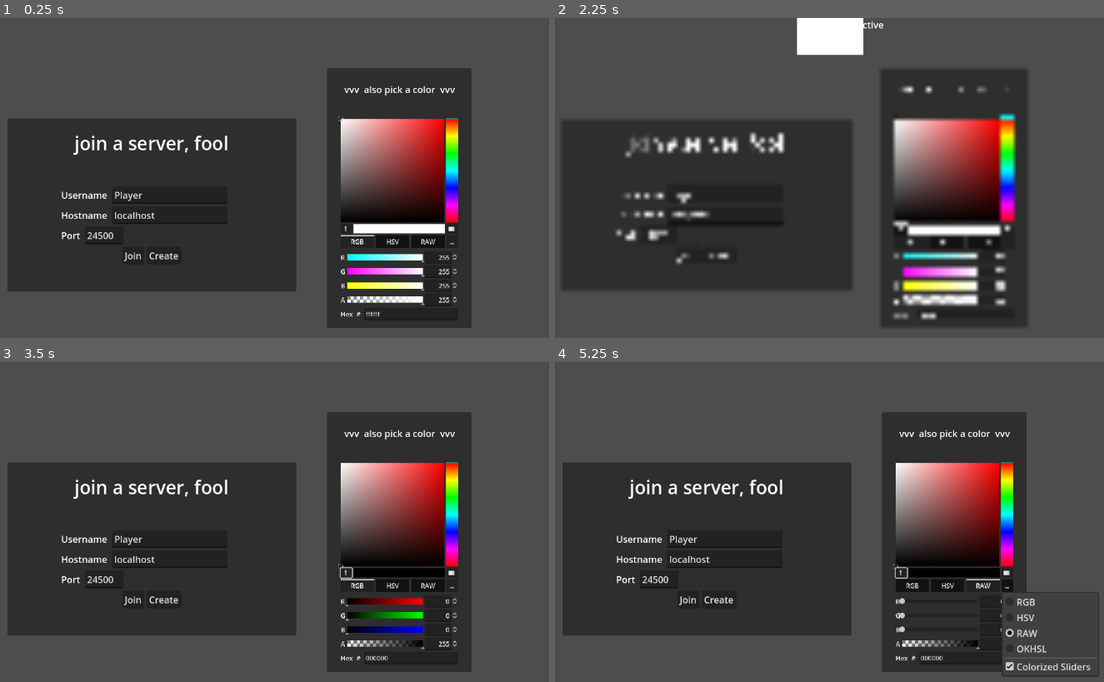
Above: before the commit, frames 1-4 (two rows, left to right).
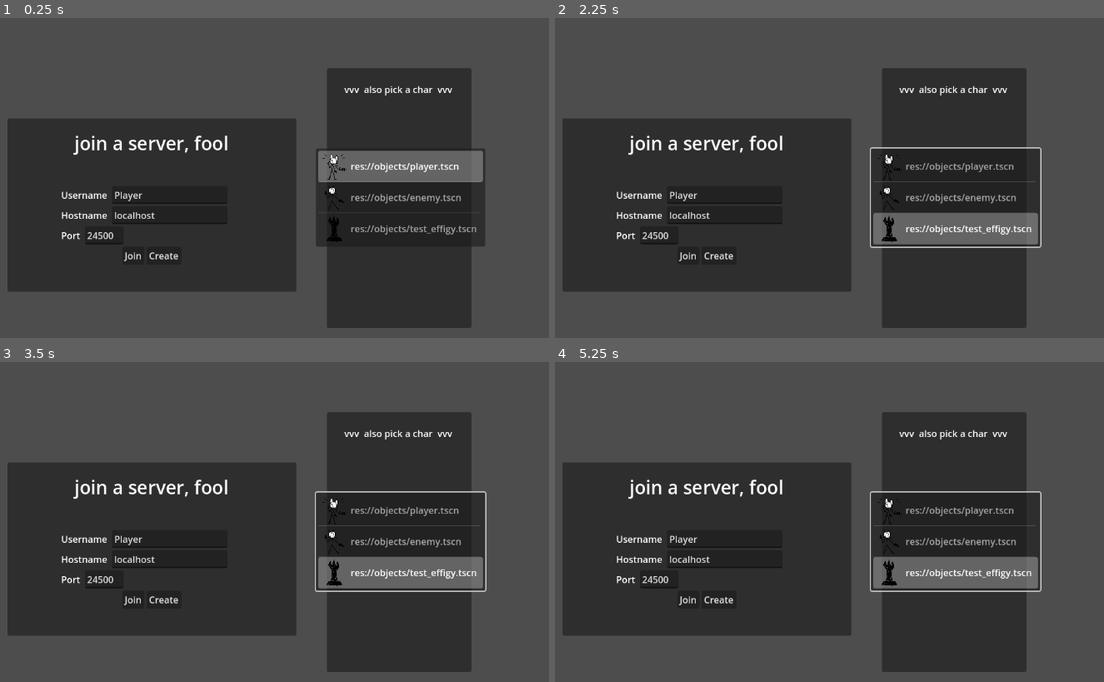
Above: after the commit, the same moments.

Repository: ndvrxd/cultism
Game: Godot game, scene res://connectScreen.tscn
Two runs of this game, one before a commit and one after it. Both use one fixed random seed, a clock stepped at 60 frames per second and the inputs below.
Inputs (mouse positions are in pixels of both pictures, inside the frame that each line leads up to):
- Up to frame 1 (0.25 s): no input
- Up to frame 2 (2.25 s): click "Join" at 0.5 s; click "Create" at 1.25 s; click (900, 229) at 2.02 s
- Up to frame 3 (3.5 s): click (356, 586) at 2.75 s, where only the run before the commit has a clickable "RGB"
- Up to frame 4 (5.25 s): click (950, 586) at 3.5 s, where only the run before the commit has a clickable "HSV"; click (983, 586) at 4.25 s, where only the run before the commit has a clickable "RAW"; click (1005, 586) at 5 s, where only the run before the commit has a clickable "..."

The runs differ from the first frame. In frame 1, 10% of the frame differs, in the area x 57-89%, y 21-94%; in frame 2, 16%, in the area x 10-89%, y 0-95%; in frame 3, 11%; in frame 4, 11%.

Commit message:
look direction & character select

Diff:
--- a/cult-game-version-0.1/NetManager.gd
+++ b/cult-game-version-0.1/NetManager.gd
@@ -12,7 +12,7 @@
 
 const MAP = "res://scenes/world.tscn"
 const PLAYERCONTROLSOBJ = "res://objects/controllers/player_controls.tscn"
-var playerBodyPath = "res://objects/player.tscn";
+#var playerBodyPath = "res://objects/enemy.tscn";
 
 # THIS IS ALL VERY TRUSTING OF THE CLIENT
 # BAD OPSEC BUT SUFFICIENT FOR PLAYTESTING
@@ -104,6 +104,7 @@
 			ebody.name = eName;
 			if isPlayer:
 				ebody.entityName = eName;
+				ebody.team = 1;
 		get_tree().current_scene.get_node("spawns").add_child.call_deferred(ebody)
 		if id == multiplayer.get_unique_id():
 			var ectl:EntityController
@@ -122,7 +123,7 @@
 	get_tree().change_scene_to_file(game_scene_path)
 	await get_tree().create_timer(0.1).timeout
 	if !IsDedicated():
-		Entity.spawn.call_deferred(playerBodyPath, Vector2.ZERO, '', playerinfo_local["name"])
+		Entity.spawn.call_deferred(playerinfo_local["charbody"], Vector2.ZERO, '', playerinfo_local["name"])
 		if !multiplayer.is_server(): askForEntities.rpc_id.call_deferred(1)
 		Chatbox.inst.set_username(playerinfo_local["name"])
 
--- a/cult-game-version-0.1/connectScreen.gd
+++ b/cult-game-version-0.1/connectScreen.gd
@@ -4,19 +4,22 @@
 @export var addressBox:LineEdit;
 @export var portBox:LineEdit;
 @export var errorMsg:Label;
-@export var color:ColorPicker;
+@export var charBodySel:ItemList;
 
 func _ready():
 	NetManager.connection_refused.connect(emsgCallback)
+	charBodySel.select(0)
 
 func onJoinClicked():
 	NetManager.playerinfo_local["name"] = nameBox.text;
-	NetManager.playerinfo_local["color"] = color.color;
+	NetManager.playerinfo_local["charbody"] = charBodySel.get_item_text(charBodySel.get_selected_items()[0]);
+	#NetManager.playerinfo_local["color"] = color.color;
 	NetManager.join_game(addressBox.text, portBox.text.to_int());
 
 func onCreateClicked():
 	NetManager.playerinfo_local["name"] = nameBox.text;
-	NetManager.playerinfo_local["color"] = color.color;
+	NetManager.playerinfo_local["charbody"] = charBodySel.get_item_text(charBodySel.get_selected_items()[0]);
+	#NetManager.playerinfo_local["color"] = color.color;
 	NetManager.start_listen_server("localhost", portBox.text.to_int());
 
 func emsgCallback(reason):
--- a/cult-game-version-0.1/connectScreen.tscn
+++ b/cult-game-version-0.1/connectScreen.tscn
@@ -1,6 +1,9 @@
-[gd_scene load_steps=4 format=3 uid="uid://bqn8v6gbnfj1u"]
+[gd_scene load_steps=7 format=3 uid="uid://bqn8v6gbnfj1u"]
 
 [ext_resource type="Script" path="res://connectScreen.gd" id="1_bvb16"]
+[ext_resource type="Texture2D" uid="uid://veo5l360amx3" path="res://art/player ph.png" id="2_pnqp7"]
+[ext_resource type="Texture2D" uid="uid://6i8qff0kq7ei" path="res://art/enemy ph.png" id="3_ggp5m"]
+[ext_resource type="Texture2D" uid="uid://cqrh7ndjucvg5" path="res://art/effigy ph.png" id="4_f673u"]
 
 [sub_resource type="LabelSettings" id="LabelSettings_3pw02"]
 font_size = 32
@@ -8,7 +11,7 @@
 [sub_resource type="LabelSettings" id="LabelSettings_yj1jt"]
 font_color = Color(1, 0, 0, 1)
 
-[node name="ConnectScreen" type="Control" node_paths=PackedStringArray("nameBox", "addressBox", "portBox", "errorMsg", "color")]
+[node name="ConnectScreen" type="Control" node_paths=PackedStringArray("nameBox", "addressBox", "portBox", "errorMsg", "charBodySel")]
 layout_mode = 3
 anchors_preset = 15
 anchor_right = 1.0
@@ -20,7 +23,7 @@
 addressBox = NodePath("Control/VBoxContainer/HBoxContainer/LineEdit")
 portBox = NodePath("Control/VBoxContainer/HBoxContainer2/LineEdit")
 errorMsg = NodePath("Control/VBoxContainer/Label2")
-color = NodePath("Panel2/ColorPicker")
+charBodySel = NodePath("Panel2/ItemList")
 
 [node name="Control" type="Panel" parent="."]
 custom_minimum_size = Vector2(500, 300)
@@ -128,30 +131,37 @@
 grow_horizontal = 2
 grow_vertical = 2
 
-[node name="ColorPicker" type="ColorPicker" parent="Panel2"]
+[node name="Label" type="Label" parent="Panel2"]
+layout_mode = 0
+offset_left = 30.0
+offset_top = 25.0
+offset_right = 222.0
+offset_bottom = 48.0
+text = "vvv  also pick a char  vvv"
+
+[node name="ItemList" type="ItemList" parent="Panel2"]
+custom_minimum_size = Vector2(3.195, 0)
 layout_mode = 1
 anchors_preset = 8
 anchor_left = 0.5
 anchor_top = 0.5
 anchor_right = 0.5
 anchor_bottom = 0.5
-offset_left = -104.0
-offset_top = -140.0
-offset_right = 194.0
-offset_bottom = 366.0
+offset_left = -144.0
+offset_top = -86.0
+offset_right = 149.0
+offset_bottom = 84.0
 grow_horizontal = 2
 grow_vertical = 2
-scale = Vector2(0.7, 0.7)
-can_add_swatches = false
-presets_visible = false
-
-[node name="Label" type="Label" parent="Panel2"]
-layout_mode = 0
-offset_left = 30.0
-offset_top = 25.0
-offset_right = 222.0
-offset_bottom = 48.0
-text = "vvv  also pick a color  vvv"
+auto_height = true
+item_count = 3
+fixed_icon_size = Vector2i(50, 50)
+item_0/text = "res://objects/player.tscn"
+item_0/icon = ExtResource("2_pnqp7")
+item_1/text = "res://objects/enemy.tscn"
+item_1/icon = ExtResource("3_ggp5m")
+item_2/text = "res://objects/test_effigy.tscn"
+item_2/icon = ExtResource("4_f673u")
 
 [connection signal="pressed" from="Control/VBoxContainer/CenterContainer/HBoxContainer4/Button" to="." method="onJoinClicked"]
 [connection signal="pressed" from="Control/VBoxContainer/CenterContainer/HBoxContainer4/Button2" to="." method="onCreateClicked"]
--- a/cult-game-version-0.1/objects/enemy.tscn
+++ b/cult-game-version-0.1/objects/enemy.tscn
@@ -1,7 +1,8 @@
-[gd_scene load_steps=4 format=3 uid="uid://ct6dh5rgiuip3"]
+[gd_scene load_steps=5 format=3 uid="uid://ct6dh5rgiuip3"]
 
 [ext_resource type="Script" path="res://scripts/enemy.gd" id="1_8t12i"]
 [ext_resource type="Texture2D" uid="uid://6i8qff0kq7ei" path="res://art/enemy ph.png" id="2_xabwo"]
+[ext_resource type="Texture2D" uid="uid://clqo76f6tebyl" path="res://art/arrow.png" id="2_xaobe"]
 
 [sub_resource type="CircleShape2D" id="CircleShape2D_34l8v"]
 radius = 19.0
@@ -20,11 +21,20 @@
 objPath = "res://objects/enemy.tscn"
 controllerPath = "res://objects/controllers/basic_enemy_ai.tscn"
 
-[node name="Node2D" type="Node2D" parent="." groups=["upright_sprite"]]
+[node name="shoulder" type="Node2D" parent="."]
+position = Vector2(-10, -79)
+
+[node name="Sprite2D" type="Sprite2D" parent="shoulder"]
+modulate = Color(1, 0, 0, 1)
+position = Vector2(60, 0)
+rotation = 1.5708
+texture = ExtResource("2_xaobe")
+
+[node name="anchor" type="Node2D" parent="." groups=["upright_sprite"]]
 y_sort_enabled = true
 position = Vector2(0, 3.8147e-06)
 
-[node name="sprite" type="Sprite2D" parent="Node2D"]
+[node name="sprite" type="Sprite2D" parent="anchor"]
 texture_filter = 1
 position = Vector2(0, -63)
 scale = Vector2(0.69, 0.69)
--- a/cult-game-version-0.1/objects/player.tscn
+++ b/cult-game-version-0.1/objects/player.tscn
@@ -1,7 +1,8 @@
-[gd_scene load_steps=4 format=3 uid="uid://cts6cpmg1ehil"]
+[gd_scene load_steps=5 format=3 uid="uid://cts6cpmg1ehil"]
 
 [ext_resource type="Script" path="res://scripts/player.gd" id="1_5qw1a"]
 [ext_resource type="Texture2D" uid="uid://veo5l360amx3" path="res://art/player ph.png" id="2_ysvs3"]
+[ext_resource type="Texture2D" uid="uid://clqo76f6tebyl" path="res://art/arrow.png" id="3_a6rrf"]
 
 [sub_resource type="RectangleShape2D" id="RectangleShape2D_nrcso"]
 size = Vector2(132, 111.963)
@@ -28,3 +29,13 @@
 position = Vector2(5.5, -71.5)
 scale = Vector2(0.765, 0.765)
 texture = ExtResource("2_ysvs3")
+
+[node name="shoulder" type="Node2D" parent="."]
+position = Vector2(-3, -79)
+
+[node name="Sprite2D" type="Sprite2D" parent="shoulder"]
+modulate = Color(0.489618, 0.433017, 0.996861, 1)
+z_index = 1
+position = Vector2(65, 0)
+rotation = 1.5708
+texture = ExtResource("3_a6rrf")
--- a/cult-game-version-0.1/objects/test_effigy.tscn
+++ b/cult-game-version-0.1/objects/test_effigy.tscn
@@ -43,7 +43,6 @@
 
 [node name="test effigy" type="CharacterBody2D"]
 y_sort_enabled = true
-scale = Vector2(12.7775, 12.7775)
 collision_layer = 3
 collision_mask = 0
 motion_mode = 1
@@ -56,22 +55,22 @@
 
 [node name="flame fx" type="MeshInstance2D" parent="Node2D"]
 material = SubResource("ShaderMaterial_moupg")
-position = Vector2(-0.0956804, -15.5787)
+position = Vector2(-5.82068e-11, -193)
 rotation = 3.14159
-scale = Vector2(12.2, 12.2)
+scale = Vector2(144, 144)
 mesh = SubResource("QuadMesh_lbiwx")
 
 [node name="GPUParticles2D" type="GPUParticles2D" parent="Node2D"]
-position = Vector2(-0.0956805, -15.7721)
-scale = Vector2(1, 1)
+position = Vector2(-4.44089e-16, -193)
+scale = Vector2(12, 12)
 process_material = SubResource("ParticleProcessMaterial_yi8o0")
 texture = ExtResource("1_ocdxr")
 trail_lifetime = 0.2
 
 [node name="Sprite" type="Sprite2D" parent="Node2D"]
 texture_filter = 1
-position = Vector2(-0.15672, -8.14838)
-scale = Vector2(0.09, 0.09)
+position = Vector2(0, -104)
+scale = Vector2(1.155, 1.155)
 texture = ExtResource("1_qbvs6")
 
 [node name="CollisionShape2D" type="CollisionShape2D" parent="."]
--- a/cult-game-version-0.1/scripts/camera_tilt_test.gd
+++ b/cult-game-version-0.1/scripts/camera_tilt_test.gd
@@ -7,6 +7,7 @@
 
 # Called every frame. 'delta' is the elapsed time since the previous frame.
 func _process(delta: float) -> void:
+	if NetManager.IsDedicated(): return
 	if Input.is_action_pressed("CameraTiltUp"):
 		zoom.y += rate * delta
 		for s:Node2D in sprites:
@@ -18,6 +19,7 @@
 
 
 func _physics_process(delta: float) -> void:
+	if NetManager.IsDedicated(): return
 	refreshTimer += delta;
 	if refreshTimer > refreshRate:
 		sprites = get_tree().get_nodes_in_group("upright_sprite")
--- a/cult-game-version-0.1/scripts/enemy_ai_basic.gd
+++ b/cult-game-version-0.1/scripts/enemy_ai_basic.gd
@@ -1,17 +1,24 @@
 extends EntityController
 
 const aggroCheckMaxTime:float = 2;
-var aggroCheckTimer:float = 0;
+var aggroCheckTimer:float = aggroCheckMaxTime-0.1;
 
 # Called every frame. 'delta' is the elapsed time since the previous frame.
 func _physics_process(delta: float) -> void:
 
-	if target != null:
+	if target != null: # pursuing anyone?
 		nav.target_position = target.global_position;
-		var dir = ent.global_position.direction_to(nav.get_next_path_position());
-		ent.setMoveIntent(dir);
-	else:
-		ent.setMoveIntent(Vector2.ZERO)
+		var dir = ent.global_position.direction_to(nav.get_next_path_position())
+		ent.moveIntent = dir
+		var targetPos = target.global_position + Vector2(0, -40) # stupid hardcode but w/e
+		ent.lookDirection = ent.shoulderPoint.global_position.direction_to(targetPos)
+
+	else: # dick around
+		ent.moveIntent = Vector2.ZERO
+
+		var time = Time.get_unix_time_from_system();
+		ent.lookDirection.x = sin(time);
+		ent.lookDirection.y = cos(time);
 
 	aggroCheckTimer += delta;
 	if aggroCheckTimer > aggroCheckMaxTime:
--- a/cult-game-version-0.1/scripts/generic/Entity.gd
+++ b/cult-game-version-0.1/scripts/generic/Entity.gd
@@ -22,9 +22,18 @@
 
 @export var health:float = stat_maxHp.val;
 
+var shoulderPoint:Node2D;
+
 # Called when the node enters the scene tree for the first time.
 func _ready() -> void:
 	add_to_group("entity"); # for polling all active entities
+
+	shoulderPoint = get_node("shoulder")
+	if shoulderPoint == null:
+		var temp = Node2D.new();
+		temp.name = "shoulder";
+		add_child(temp);
+		shoulderPoint = temp;
 
 # Called every frame. 'delta' is the elapsed time since the previous frame.
 func _process(delta: float) -> void:
@@ -32,7 +41,12 @@
 	velocity.y = move_toward(velocity.y / stat_speed.val, moveIntent.y, stat_accel.val * delta) * stat_speed.val
 	move_and_slide()
 
+	if shoulderPoint:
+		shoulderPoint.look_at(shoulderPoint.global_position + lookDirection)
+
 func _physics_process(_delta: float) -> void:
+	moveIntent = moveIntent.normalized();
+	lookDirection = lookDirection.normalized();
 	if controllerAttached: streamMovement.rpc(global_position, moveIntent, lookDirection)
 
 # what i'm thinking is that the authority for each entity
@@ -51,9 +65,6 @@
 	NetManager.spawnEntityRpc.rpc(scnPath, pos, ctlPath, playerName, isPlayer)
 
 # networked callbacks for use by controller and items
-func setMoveIntent(dir:Vector2) -> void:
-	moveIntent = dir.normalized();
-
 @rpc("any_peer", "call_local", "reliable")
 func primaryFire(_target:Vector2) -> void:
 	pass
--- a/cult-game-version-0.1/scripts/generic/EntityController.gd
+++ b/cult-game-version-0.1/scripts/generic/EntityController.gd
@@ -14,7 +14,7 @@
 	if nav == null or not ent.is_ancestor_of(nav):
 		nav = NavigationAgent2D.new();
 		ent.add_child.call_deferred(nav)
-	nav.debug_enabled = true;
+	#nav.debug_enabled = true;
 	ent.controllerAttached = true;
 
 func findNewTarget(friendlyfire=false) -> void:
--- a/cult-game-version-0.1/scripts/player_controls.gd
+++ b/cult-game-version-0.1/scripts/player_controls.gd
@@ -4,4 +4,6 @@
 
 func _physics_process(_delta: float) -> void:
 	direction = Input.get_vector("left", "right", "up", "down");
-	ent.setMoveIntent(direction)
+	ent.moveIntent = direction
+
+	ent.lookDirection = ent.shoulderPoint.global_position.direction_to(get_global_mouse_position())
Binary file added: cult-game-version-0.1/art/arrow.png
Not shown, added: cult-game-version-0.1/art/arrow.png.import
